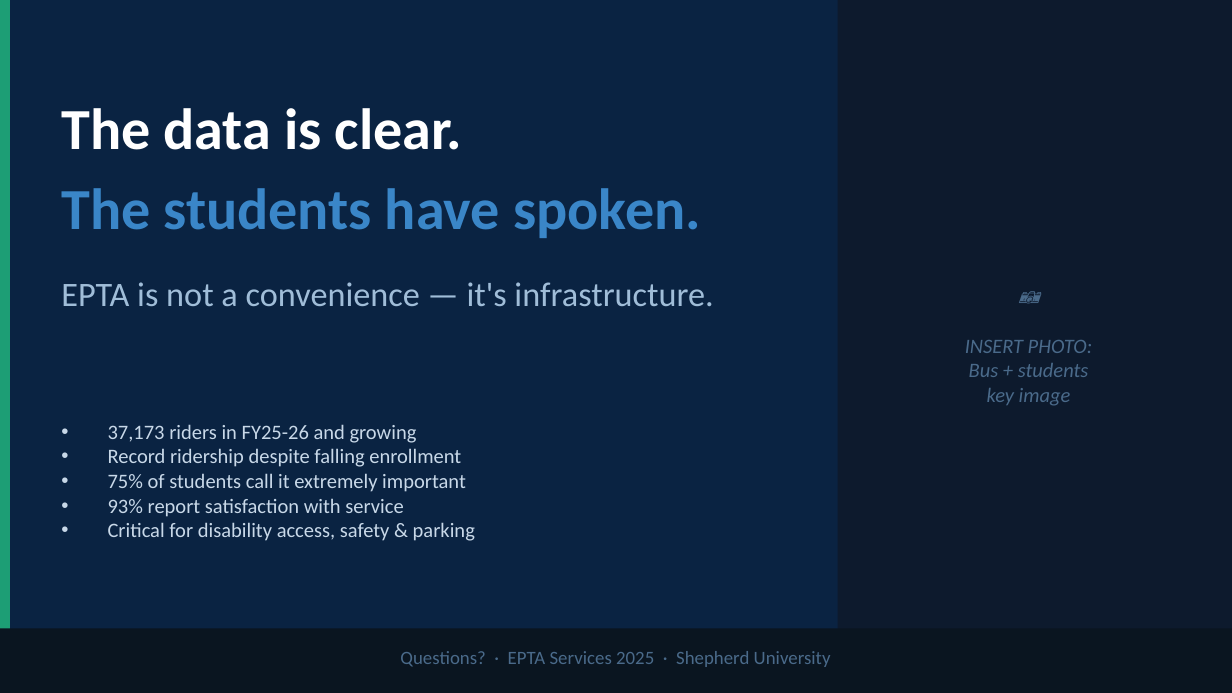
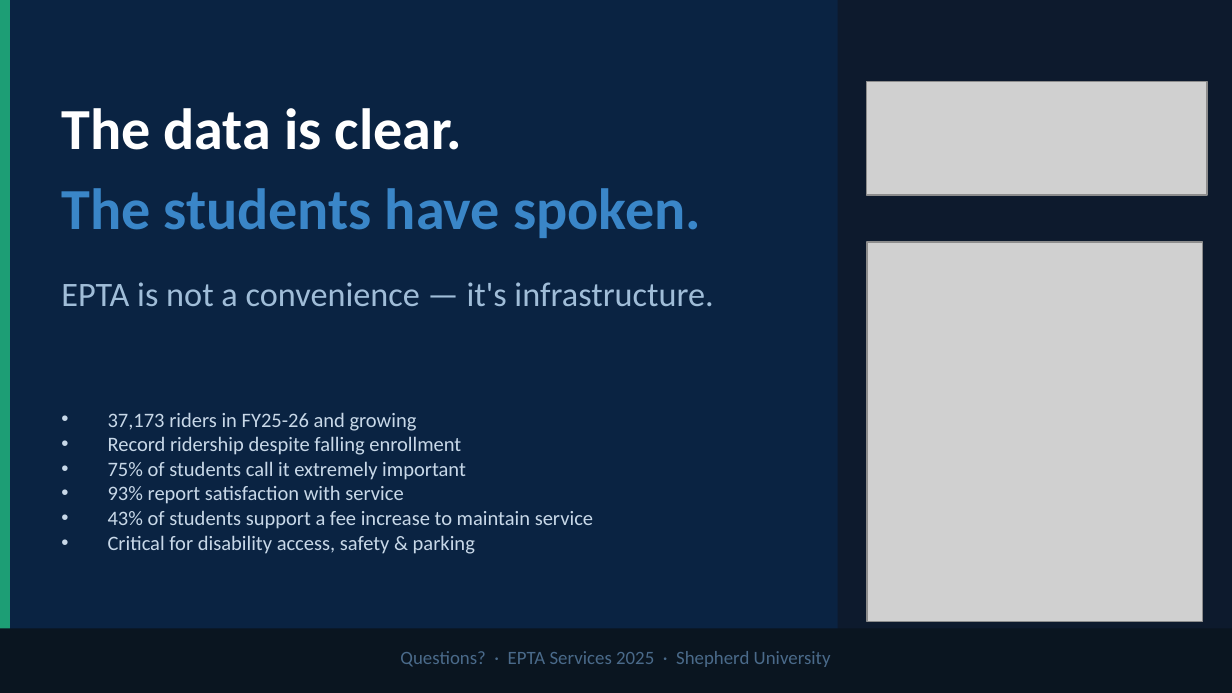
Before and after one commit to meekerwv-boop/Epta_Capstone, a slide deck: slide 24 of EPTA/EPTA_Funding_Case_2025.pptx (slide 22 before the commit). Drawn at 1232x693 pixels with LibreOffice and Linux fonts; fonts in the diff are those of the drawing; grey boxes stand for pictures. Boxes give left, top, right and bottom in pixels: in the first picture for what was removed or moved away, otherwise in the second. Text is boxed around its words. In the diff, an @@ line names an element or a change of style, - is before the commit and + after.

```diff
--- a/EPTA/EPTA_Funding_Case_2025.pptx
+++ b/EPTA/EPTA_Funding_Case_2025.pptx
@@ picture added at (x1=867, y1=81, x2=1207, y2=195) @@
@@ picture added at (x1=867, y1=241, x2=1204, y2=621) @@
@@ text removed at (x1=965, y1=340, x2=1093, y2=406) @@
-📷
-INSERT PHOTO:
-Bus + students
-key image
@@ text at (x1=108, y1=510, x2=593, y2=529): paragraph added @@
+• 43% of students support a fee increase to maintain service
```
Also in this commit, not shown: 12 other slides changed, 4 slides added, 2 slides removed, 6 other files.
